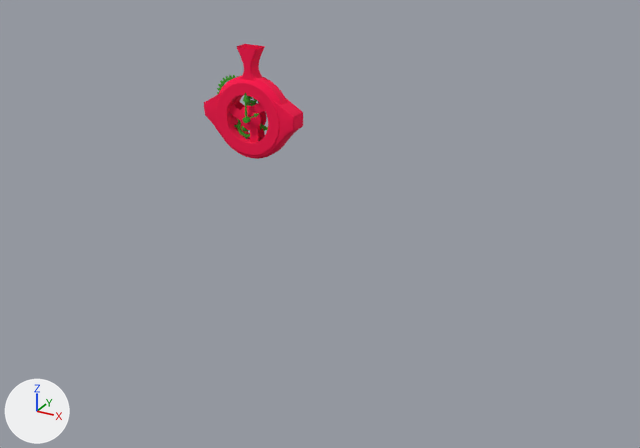
Renders of the OBJ model Ratchet and Clank Scene/Assets/3D mODELS/Clock.obj from each side of a commit.
The view is the same before and after, from a camera (50 mm lens) standing at (11.28, -17.17, 6.18) and looking at (0.86, 1.76, -3.29). Every picture has the same lights, and +X, +Y and +Z are marked at lower left. Where no turn or scale is listed for an object, it has been applied to the vertices.

Script lines for the objects in view, before the commit:
```python
me_clock = bpy.data.meshes.new('Clock')
me_clock.from_pydata(...)  # 4460 vertices, 4214 faces; spans x -1.25..1.25, y -0.32..0.32, z -1.01..1.68
# faces by material slot: [1042, 3172]
me_clock.materials.append(mat_lambert2sg)  # pink #ff004b
me_clock.materials.append(mat_initialshadinggroup)  # green #3fa627
ob_clock = bpy.data.objects.new('Clock', me_clock)
ob_clock.location = (0.0, 0.0, 0.0)
```
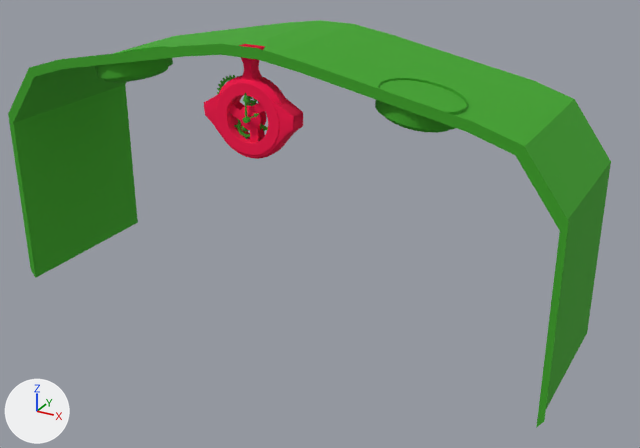
What changed in the scene script:
```text
Change me_clock:
    used by ob_clock; location = (0.0, 0.0, 0.0)
    remove me_clock.from_pydata(...)  # 4460 vertices, 4214 faces; spans x -1.25..1.25, y -0.32..0.32, z -1.01..1.68
    add me_clock.from_pydata(...)  # 4896 vertices, 4636 faces; spans x -7.78..7.78, y -0.48..4.25, z -5.98..1.79
    me_clock part 1: a new loose piece of 200 vertices spanning x 3.03..5.07, y -0.4..1.6, z 0.24..1.12, in mat_initialshadinggroup (green #3fa627)
    me_clock part 2: a new loose piece of 200 vertices spanning x -5.07..-3.03, y -0.4..1.6, z 0.24..1.12, in mat_initialshadinggroup (green #3fa627)
    me_clock part 3: a new loose piece of 36 vertices spanning x -7.78..7.78, y -0.48..4.25, z -5.98..1.79, in mat_initialshadinggroup (green #3fa627)
```

Where the change shows, as pixel boxes (x1, y1, x2, y2) in the pictures (640 x 448 px):
'Clock', reshaped (504% wider, 253% taller): before (204, 44, 303, 159); after (8, 20, 611, 428)
part 1 of me_clock, added (green): after (375, 78, 468, 133)
part 2 of me_clock, added (green): after (95, 46, 173, 83)
part 3 of me_clock, added (green): after (8, 20, 611, 428)
